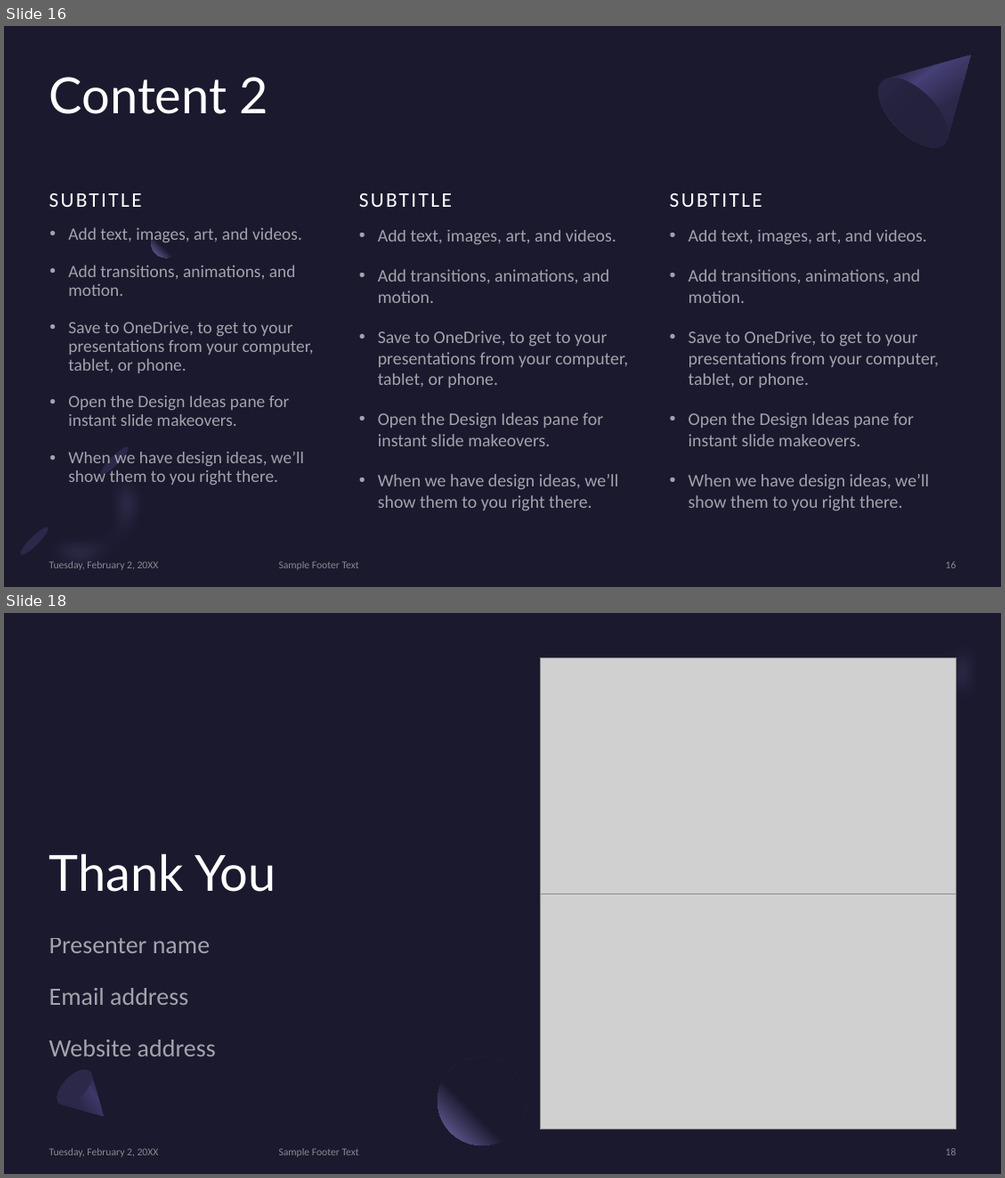
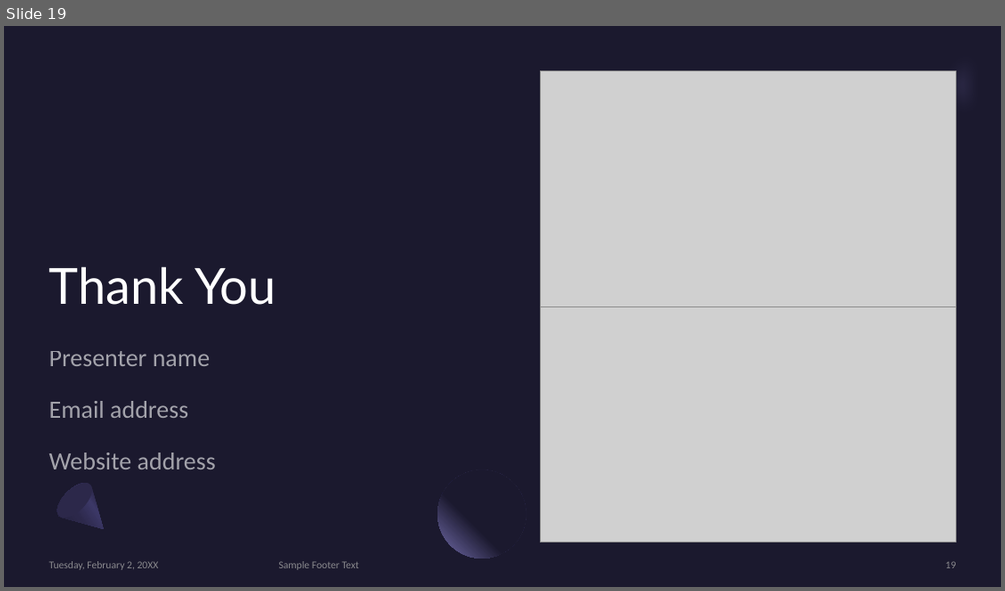
Before and after one commit to Three97/UnitTestingPresentation, a slide deck: PowerPoint/UnitTestingInCSharp.pptx. Shown one above the other, each under a label of ours: slides 16 and 18 before the commit, slide 19 after it; the slides between them are not shown. The pictures are 1005x1178 and 1005x591 pixels, drawn with LibreOffice and Linux fonts; fonts in the diff are those of the drawing; grey boxes stand for pictures. Boxes give left, top, right and bottom in pixels: in the first picture for what was removed or moved away, otherwise in the second. Text is boxed around its words. In the diff, an @@ line names an element or a change of style, - is before the commit and + after.

Commit message:
adds more slides along with a fun image;

```diff
--- a/PowerPoint/UnitTestingInCSharp.pptx
+++ b/PowerPoint/UnitTestingInCSharp.pptx
@@ slide 16 removed at (4, 26, 1001, 587), background #1B192E @@
@@ freeform shape removed at (866, 26, 1001, 160) @@
@@ title removed at (49, 77, 268, 114) @@
-Content 2
@@ ellipse removed at (866, 66, 960, 160) @@
@@ text removed at (48, 168, 340, 211) @@
-SUBTITLE
@@ text removed at (359, 168, 651, 211) @@
-SUBTITLE
@@ text removed at (670, 168, 961, 211) @@
-SUBTITLE
@@ text removed at (68, 227, 314, 484) @@
-• Add text, images, art, and videos.
-• Add transitions, animations, and motion.
-• Save to OneDrive, to get to your presentations from your computer, tablet, or phone.
-• Open the Design Ideas pane for instant slide makeovers.
-• When we have design ideas, we’ll show them to you right there.
@@ ellipse removed at (152, 228, 180, 257) @@
@@ text removed at (378, 230, 628, 511) @@
-• Add text, images, art, and videos.
-• Add transitions, animations, and motion.
-• Save to OneDrive, to get to your presentations from your computer, tablet, or phone.
-• Open the Design Ideas pane for instant slide makeovers.
-• When we have design ideas, we’ll show them to you right there.
@@ text removed at (688, 230, 938, 511) @@
-• Add text, images, art, and videos.
-• Add transitions, animations, and motion.
-• Save to OneDrive, to get to your presentations from your computer, tablet, or phone.
-• Open the Design Ideas pane for instant slide makeovers.
-• When we have design ideas, we’ll show them to you right there.
@@ freeform shape removed at (12, 438, 183, 587) @@
@@ ellipse removed at (98, 444, 131, 477) @@
@@ ellipse removed at (18, 524, 51, 557) @@
@@ text removed at (49, 561, 159, 570) @@
-Tuesday, February 2, 20XX
@@ text removed at (279, 561, 359, 570) @@
-Sample Footer Text
@@ page number removed at (946, 561, 956, 568) @@
-16
@@ what was slide 18 is now slide 19 @@
```
Also in this commit, not shown: 8 slides changed, 6 slides added, 4 other slides removed, 1 other file.
